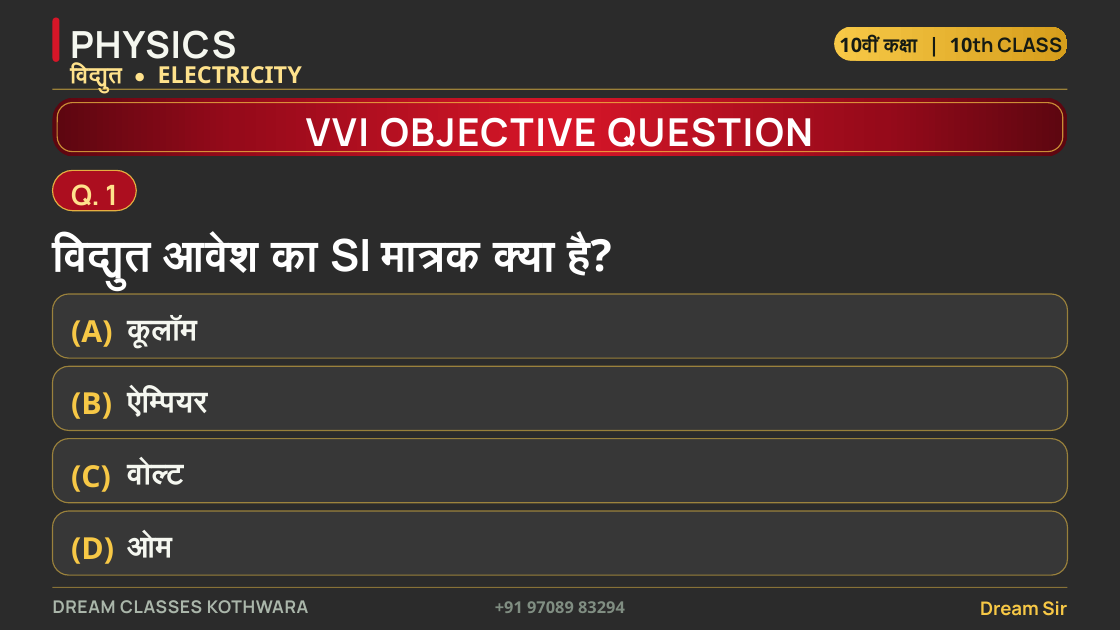
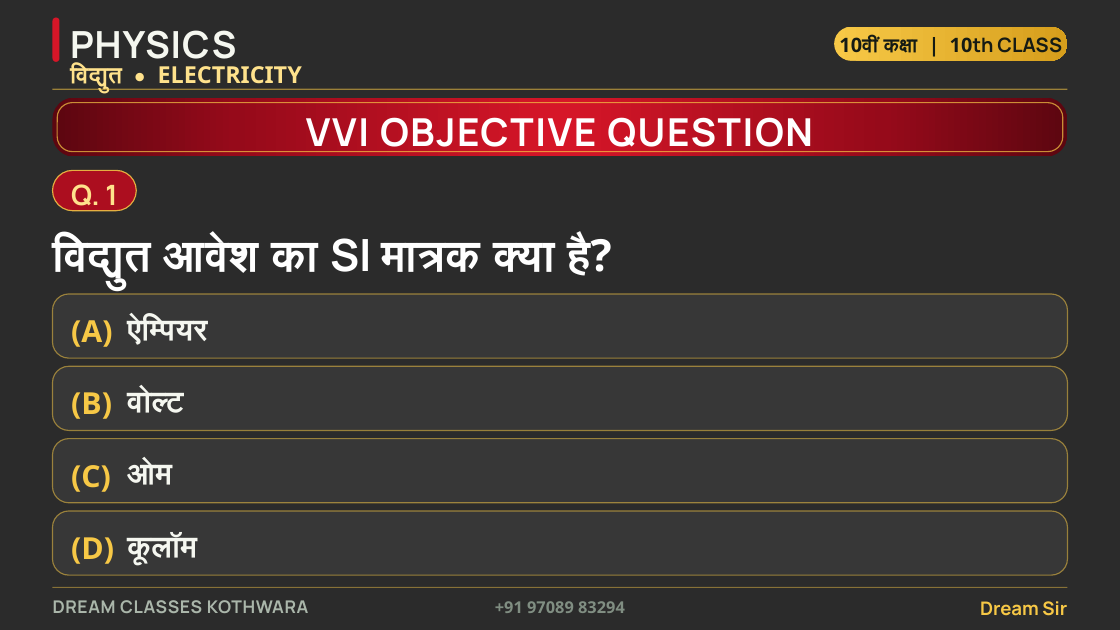
Before and after one commit to funnypawan/ppp, a slide deck: slide 3 of dream-classes-ppt/Dream_Classes_Kothwara_Physics_Ch4_Electricity_VVI_Objective.pptx. Drawn at 1120x630 pixels with LibreOffice and Linux fonts; fonts in the diff are those of the drawing; background and template pictures are left out; a plain dark background stands for a picture behind light text. Boxes give left, top, right and bottom in pixels: in the first picture for what was removed or moved away, otherwise in the second. Text is boxed around its words. In the diff, an @@ line names an element or a change of style, - is before the commit and + after.

Commit message:
Build Class 10 Physics Ch-4 (विद्युत) VVI objective deck: 32 questions, varied answer positions, answer-key variant, 35/39-slide PPTX

```diff
--- a/dream-classes-ppt/Dream_Classes_Kothwara_Physics_Ch4_Electricity_VVI_Objective.pptx
+++ b/dream-classes-ppt/Dream_Classes_Kothwara_Physics_Ch4_Electricity_VVI_Objective.pptx
@@ text "ऐम्पियर": place and size @@
-text "ऐम्पियर" at (127, 388, 208, 417)
+text "ऐम्पियर" at (127, 316, 208, 345)
@@ text "वोल्ट": place and size @@
-text "वोल्ट" at (127, 461, 184, 485)
+text "वोल्ट" at (127, 388, 184, 413)
@@ text "ओम": place and size @@
-text "ओम" at (127, 533, 172, 558)
+text "ओम" at (127, 461, 172, 485)
@@ text "कूलॉम": place and size @@
-text "कूलॉम" at (127, 316, 197, 348)
+text "कूलॉम" at (127, 533, 197, 565)
```
Also in this commit, not shown: 10 other slides changed, 22 slides added, 35 other files.
